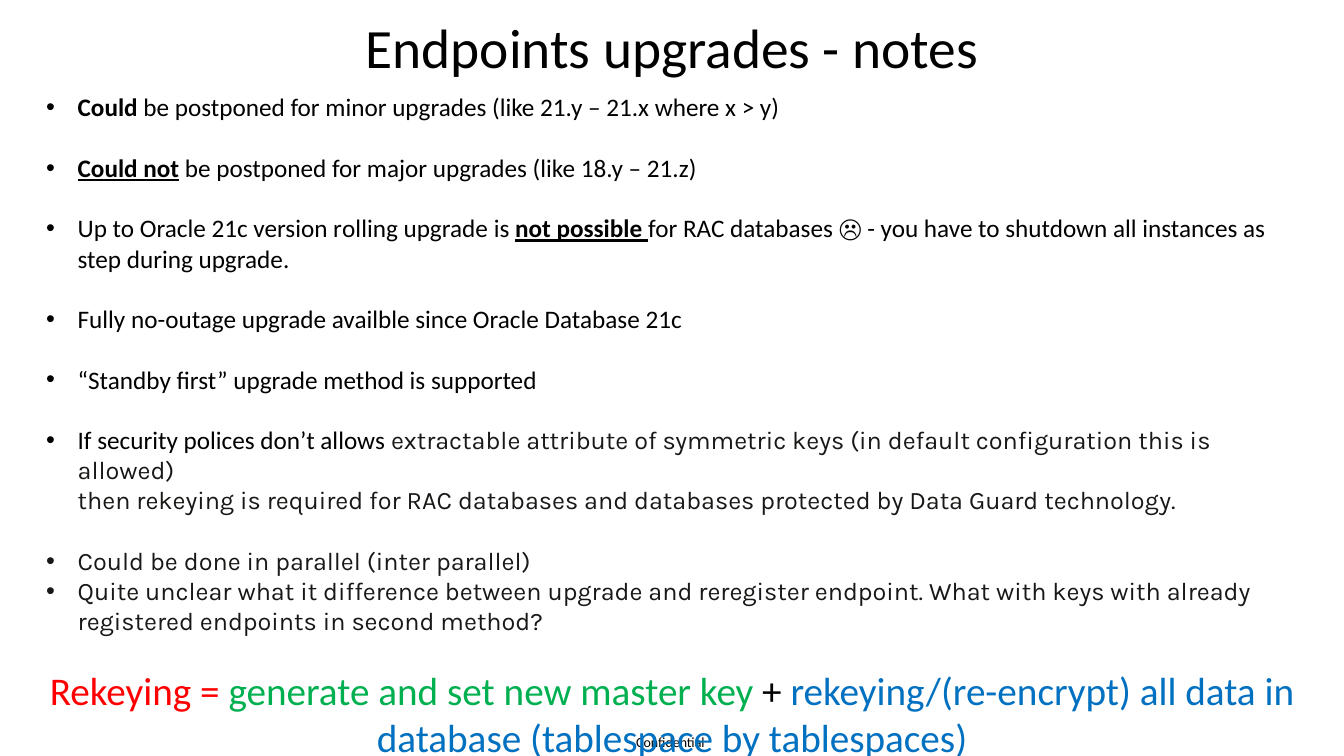
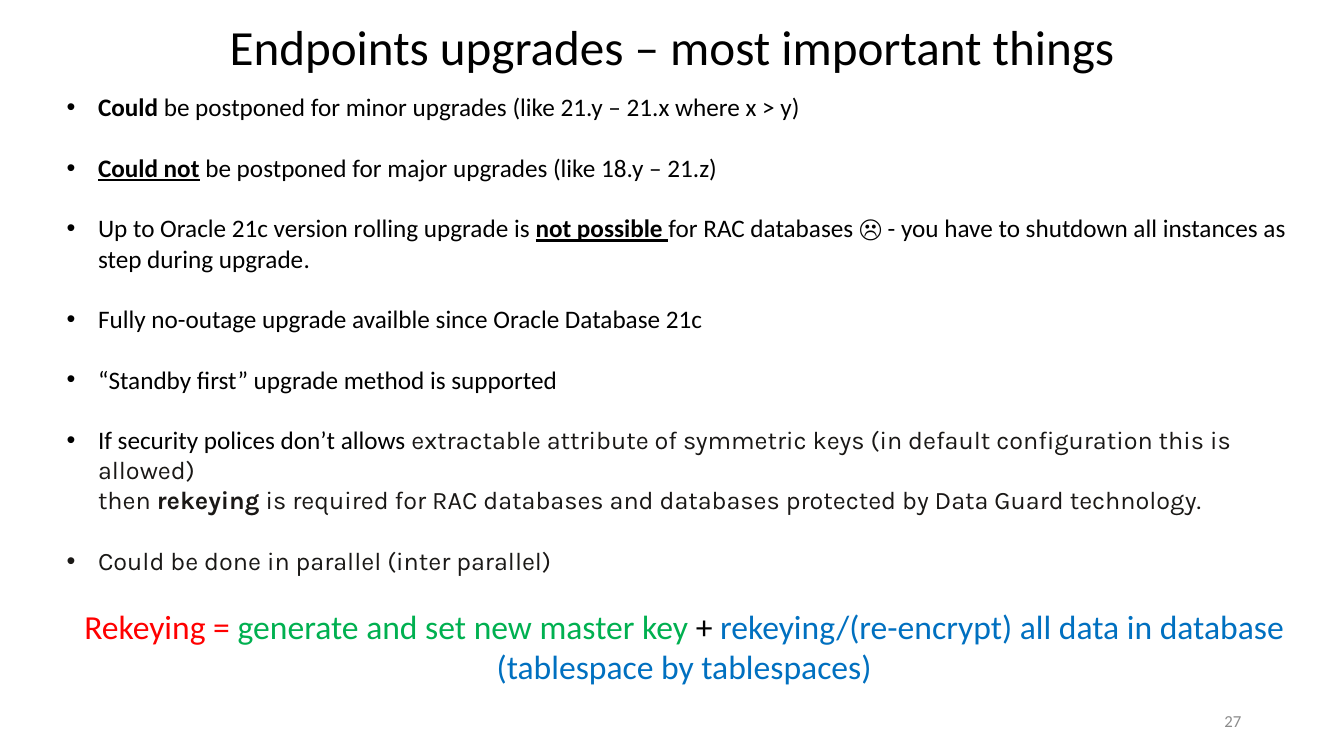
Before and after one commit to zizu1985/DOAG_OKV_EXACC, a slide deck: slide 27 of Oracle_Key_Vault_Overview.pptx. Drawn at 1344x756 pixels with LibreOffice and Linux fonts; fonts in the diff are those of the drawing; background and template pictures are left out. Boxes give left, top, right and bottom in pixels: in the first picture for what was removed or moved away, otherwise in the second. Text is boxed around its words. In the diff, an @@ line names an element or a change of style, - is before the commit and + after.

```diff
--- a/Oracle_Key_Vault_Overview.pptx
+++ b/Oracle_Key_Vault_Overview.pptx
@@ text "Endpoints upgrades – most important ..." at (230, 31, 1114, 74): vertical alignment middle to bottom @@
@@ text at (230, 31, 1114, 74): text changed; size 39.6 to 35.1 pt @@
-Endpoints upgrades - notes
+Endpoints upgrades – most important things
@@ text "Could be postponed for minor ...": place and size @@
-text "Could be postponed for minor ..." at (50, 97, 1295, 756)
+text "Could be postponed for minor ..." at (84, 97, 1285, 685)
@@ text at (84, 431, 1284, 685): bold on in "rekeying"; size 28 to 24 pt in "Rekeying = generate and set new master ..." @@
@@ text at (78, 582, 1250, 636): paragraph removed @@
-• Quite unclear what it difference between upgrade and reregister endpoint. What with keys with already registered endpoints in second method?
@@ page number added at (1224, 716, 1241, 727), 12 pt, text #8C8C8C @@
+27
@@ text removed at (636, 735, 705, 751) @@
-Confidential
```
Also in this commit, not shown: 6 other slides changed.
